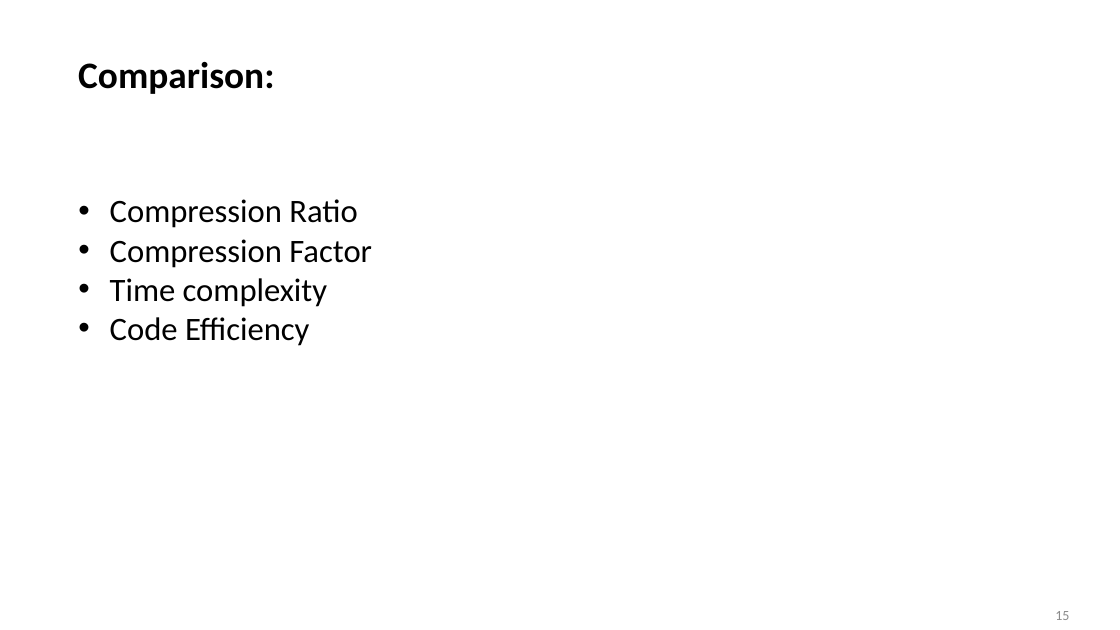
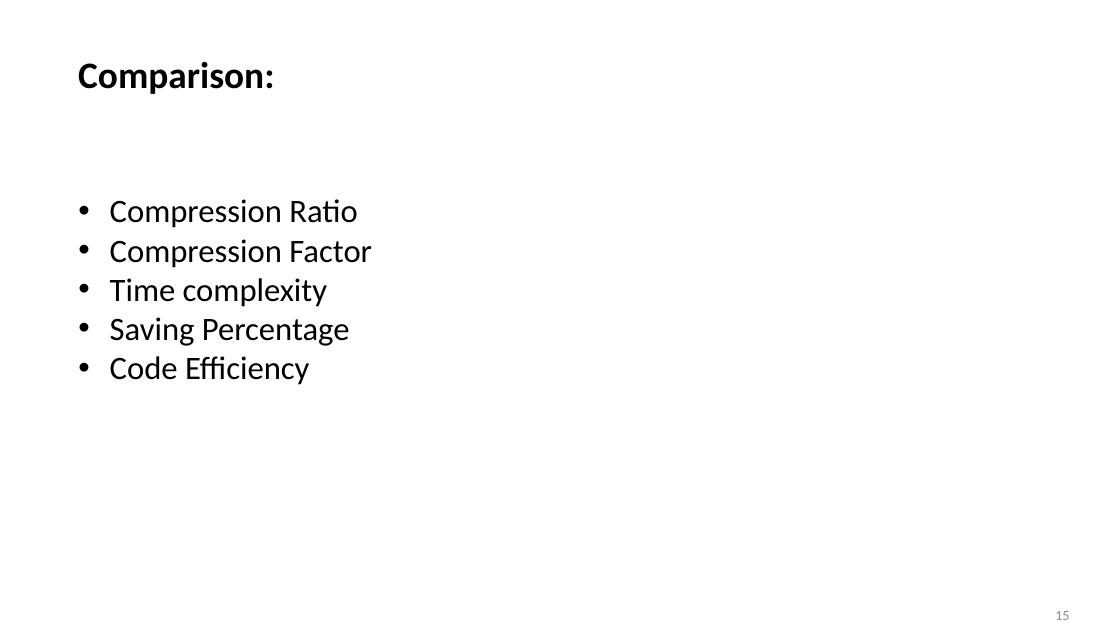
Before and after one commit to ashiagarwal73/Comparision-and-implementation-of-Compression-Algorithms, a slide deck: slide 15 of PodHandler.pptx. Drawn at 1120x630 pixels with LibreOffice and Linux fonts; fonts in the diff are those of the drawing; background and template pictures are left out. Boxes give left, top, right and bottom in pixels: in the first picture for what was removed or moved away, otherwise in the second. Text is boxed around its words. In the diff, an @@ line names an element or a change of style, - is before the commit and + after.

```diff
--- a/PodHandler.pptx
+++ b/PodHandler.pptx
@@ text at [110, 317, 350, 346]: paragraph added @@
+• Saving Percentage
```
Also in this commit, not shown: 2 other slides changed.
